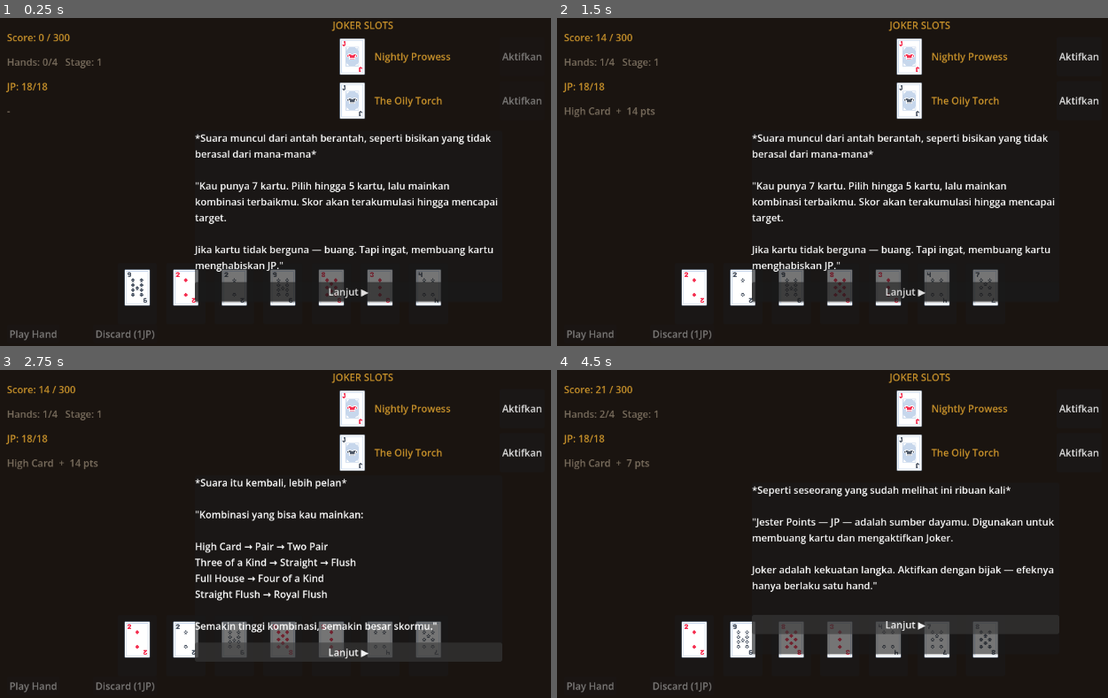
Above: before the commit, frames 1-4 (two rows, left to right).
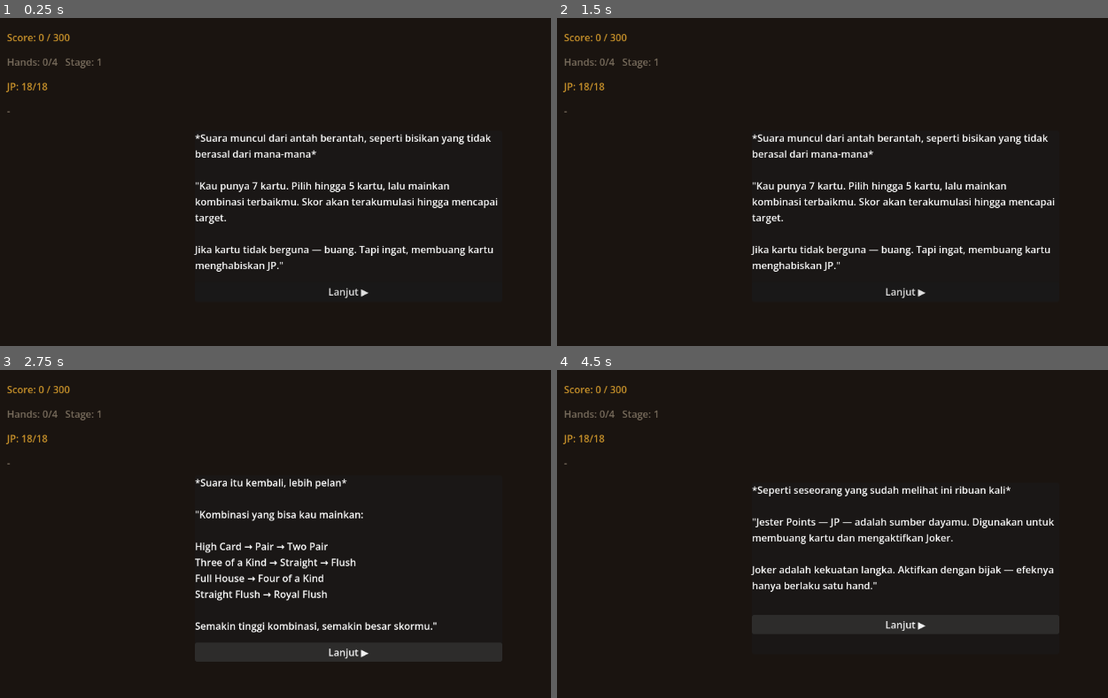
Above: after the commit, the same moments.

Repository: Jofadlan/the-jester-zero-hour
Game: Godot game, scene res://scenes/CombatScene.tscn
Two runs of this game, one before a commit and one after it. Both use one fixed random seed, a clock stepped at 60 frames per second and the inputs below. This scene is started directly instead of the project's main scene.
Inputs (mouse positions are in pixels of both pictures, inside the frame that each line leads up to):
- Up to frame 1 (0.25 s): no input
- Up to frame 2 (1.5 s): click (694, 293) at 0.52 s; click (590, 332) at 1.25 s, where only the run before the commit has a clickable "Play Hand"
- Up to frame 3 (2.75 s): click "Lanjut ▶" at 2 s
- Up to frame 4 (4.5 s): click (744, 645) at 2.77 s; click (590, 684) at 3.5 s, where only the run before the commit has a clickable "Play Hand"; click (793, 645) at 4.27 s

The runs differ from the first frame. In frame 1, 5.5% of the frame differs, in the area x 1-99%, y 1-99%; in frame 2, 5.8%; in frame 3, 5.7%; in frame 4, 5.8%.

Commit message:
feat(CombatScene): hide combat UI elements when overlay/tutorial/narrative panel is active

Diff:
--- a/scenes/CombatScene.gd
+++ b/scenes/CombatScene.gd
@@ -27,6 +27,7 @@
 @onready var tutorial_panel = $UI/TutorialPanel
 @onready var tutorial_text = $UI/TutorialPanel/VBoxContainer/TutorialText
 @onready var btn_tutorial_next = $UI/TutorialPanel/VBoxContainer/BtnNext
+@onready var joker_panel = $UI/JokerPanel
 @export var card_sheet: Texture2D
 
 var evaluator: HandEvaluator
@@ -283,6 +284,7 @@
 	btn_discard.disabled = selected_cards.is_empty() or jp_manager.is_empty()
 
 func _show_overlay_win():
+	_set_combat_ui_visible(false)
 	btn_play.disabled = true
 	btn_discard.disabled = true
 	btn_joker1.disabled = true
@@ -300,6 +302,7 @@
 	UICorruptionTint.register(overlay_sub,   "theme_override_colors/font_color", true)
 
 func _show_overlay_lose():
+	_set_combat_ui_visible(false)
 	btn_play.disabled = true
 	btn_discard.disabled = true
 	btn_joker1.disabled = true
@@ -333,6 +336,7 @@
 		_apply_boss_stage(current_boss_stage)
 		deck_manager.shuffle_deck()
 		overlay.visible = false
+		_set_combat_ui_visible(true)
 		btn_discard.disabled = false
 		btn_joker1.disabled = false
 		btn_joker2.disabled = false
@@ -351,6 +355,7 @@
 		jp_manager.reset_for_duel(GameManager.get_joker_count())
 		deck_manager.shuffle_deck()
 		overlay.visible = false
+		_set_combat_ui_visible(true)
 		btn_discard.disabled = false
 		btn_joker1.disabled = false
 		btn_joker2.disabled = false
@@ -498,6 +503,7 @@
 		_show_overlay_win()
 
 func _show_overlay_boss_next():
+	_set_combat_ui_visible(false)
 	btn_play.disabled = true
 	btn_discard.disabled = true
 	btn_joker1.disabled = true
@@ -514,6 +520,7 @@
 	overlay.visible = true
 
 func _show_overlay_boss_defeated():
+	_set_combat_ui_visible(false)
 	btn_play.disabled = true
 	btn_discard.disabled = true
 	btn_joker1.disabled = true
@@ -538,6 +545,7 @@
 			return
 
 func _trigger_narrative(phase: NarrativePhase):
+	_set_combat_ui_visible(false)
 	phase.already_triggered = true
 	current_narrative = phase
 
@@ -572,6 +580,7 @@
 
 	current_narrative = null
 	narrative_panel.visible = false
+	_set_combat_ui_visible(true)
 
 	# Resume combat
 	btn_play.disabled = selected_cards.is_empty()
@@ -609,6 +618,7 @@
 	hand_type_label.text = "Deck: " + ", ".join(names) + "..."
 
 func _show_tutorial():
+	_set_combat_ui_visible(false)
 	tutorial_panel.visible = true
 	btn_play.disabled = true
 	btn_discard.disabled = true
@@ -629,9 +639,16 @@
 		btn_tutorial_next.text = "Aku mengerti"
 
 func _end_tutorial():
+	_set_combat_ui_visible(true)
 	tutorial_panel.visible = false
 	btn_play.disabled = true  # tetap disabled sampai kartu dipilih
 	btn_discard.disabled = true
 	btn_joker1.disabled = false
 	btn_joker2.disabled = false
 	_tutorial_index = 0
+
+func _set_combat_ui_visible(visible: bool) -> void:
+	hand_container.visible = visible
+	joker_panel.visible = visible  # $UI/JokerPanel
+	btn_play.visible = visible
+	btn_discard.visible = visible
--- a/scenes/CombatScene.tscn
+++ b/scenes/CombatScene.tscn
@@ -181,7 +181,6 @@
 layout_mode = 2
 
 [node name="TutorialPanel" type="PanelContainer" parent="UI" unique_id=1111000001]
-visible = true
 custom_minimum_size = Vector2(500, 280)
 anchors_preset = 8
 anchor_left = 0.5
Not shown: 1 places in scenes/CombatScene.tscn that only renumber resources
